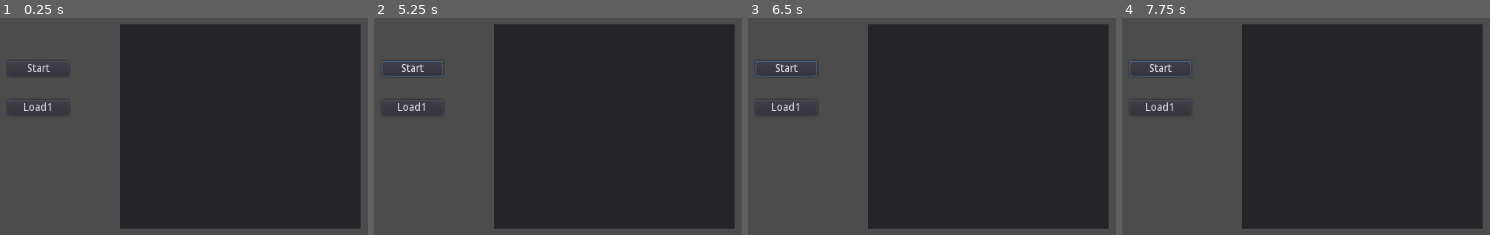
Above: before the commit, frames 1-4 (left to right).
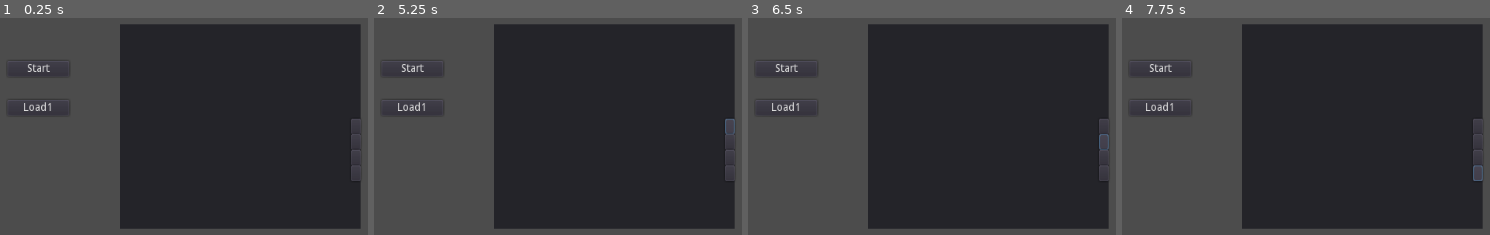
Above: after the commit, the same moments.

Repository: Rahov/Godot-Dialogue-System
Game: Godot game, scene res://Scenes/DialogueTest.tscn
The game is run twice, just before and just after one commit, with the same random seed, the same clock (stepped at 60 frames per second) and the same inputs.
Inputs (mouse positions are in pixels of both pictures, inside the frame that each line leads up to):
- Up to frame 1 (0.25 s): no input
- Up to frame 2 (5.25 s): click (730, 126) at 0.52 s; click (730, 141) at 1.27 s; click (730, 156) at 2.02 s; click (730, 174) at 2.77 s; click "Start" at 3.5 s; click "Start" at 4.25 s; click (730, 126) at 5.02 s
- Up to frame 3 (6.5 s): click (1104, 141) at 5.77 s
- Up to frame 4 (7.75 s): click (1478, 156) at 6.52 s; click (1478, 174) at 7.27 s

The runs differ from the first frame. In frame 1, 0.5% of the frame differs, in the area x 95-99%, y 46-76%; in frame 2, 0.7%; in frame 3, 0.7%, in the area x 1-99%, y 19-76%; in frame 4, 0.7%.
Error in both runs: Invalid call. Nonexistent function '_ready' in base 'Node'. (res://Scripts/DialogueCompiler.gd:5)

Commit message:
fixed untracked files

Diff:
--- a/Scenes/DialogueTest.tscn
+++ b/Scenes/DialogueTest.tscn
@@ -42,30 +42,40 @@
 margin_bottom = 14.0
 
 [node name="C1" type="Button" parent="Panel"]
-visible = false
-anchor_top = 1.0
-anchor_bottom = 1.0
-margin_top = -20.0
-margin_right = 12.0
+anchor_left = 1.0
+anchor_top = 0.5
+anchor_right = 1.0
+anchor_bottom = 0.5
+margin_left = -12.0
+margin_top = -10.0
+margin_bottom = 10.0
 
 [node name="C2" type="Button" parent="Panel"]
-visible = false
-anchor_left = 0.5
-anchor_top = 1.0
-anchor_right = 0.5
-anchor_bottom = 1.0
-margin_left = -6.0
-margin_top = -20.0
-margin_right = 6.0
+anchor_left = 1.0
+anchor_top = 0.5
+anchor_right = 1.0
+anchor_bottom = 0.5
+margin_left = -12.0
+margin_top = 10.0
+margin_bottom = 30.0001
 
 [node name="C3" type="Button" parent="Panel"]
-visible = false
 anchor_left = 1.0
-anchor_top = 1.0
+anchor_top = 0.5
 anchor_right = 1.0
-anchor_bottom = 1.0
+anchor_bottom = 0.5
 margin_left = -12.0
-margin_top = -20.0
+margin_top = 30.0
+margin_bottom = 50.0
+
+[node name="C4" type="Button" parent="Panel"]
+anchor_left = 1.0
+anchor_top = 0.5
+anchor_right = 1.0
+anchor_bottom = 0.5
+margin_left = -12.0
+margin_top = 50.0
+margin_bottom = 70.0
 
 [node name="Button" type="Button" parent="."]
 margin_left = 400.0
@@ -101,6 +111,7 @@
 [connection signal="pressed" from="Panel/C1" to="Panel" method="_on_C1_pressed"]
 [connection signal="pressed" from="Panel/C2" to="Panel" method="_on_C2_pressed"]
 [connection signal="pressed" from="Panel/C3" to="Panel" method="_on_C3_pressed"]
+[connection signal="pressed" from="Panel/C4" to="Panel" method="_on_C4_pressed"]
 [connection signal="pressed" from="Button" to="Node" method="_on_Button_pressed"]
 [connection signal="pressed" from="Button2" to="Node" method="_on_Button2_pressed"]
 [connection signal="pressed" from="Button3" to="Node" method="_on_Button3_pressed"]
--- a/Scripts/DialogueInterpreter.gd
+++ b/Scripts/DialogueInterpreter.gd
@@ -4,6 +4,7 @@
 onready var C1 : Button = $"C1"
 onready var C2 : Button = $"C2"
 onready var C3 : Button = $"C3"
+onready var C4 : Button = $"C4"
 
 var dialogue : Dictionary
 var step : String
@@ -13,11 +14,12 @@
 	step = _dialogue_system("init")
 
 func _dialogue_system(_node_ID : String):
-	var _buttons = [C1, C2, C3]
 	if ERROR_index(_node_ID):
 		return ERR_DOES_NOT_EXIST
 	elif dialogue[_node_ID].has("DEST"):
 		_node_ID = dialogue[_node_ID].DEST
+
+	var _buttons = [C1, C2, C3, C4]
 	$"Name".text = dialogue[_node_ID].NAME
 	$"Narr".text = dialogue[_node_ID].NARR
 	$"Convo".text = dialogue[_node_ID].CONVO
@@ -32,14 +34,6 @@
 	return _node_ID
 
 
-func ERROR_index(_sample):
-	var check_list = []
-	for i in dialogue.keys():
-		check_list.append(i)
-	if !check_list.has(_sample):
-		print("Index value: *", _sample, "* is not resolvable")
-		return true
-	return false
 
 
 var step_number : int
@@ -50,16 +44,24 @@
 		pass
 
 func _on_C1_pressed():
-	_dialogue_system(C1.text)
-	step = C1.text
+	button_pressed(C1.text)
+func _on_C2_pressed():
+	button_pressed(C2.text)
+func _on_C3_pressed():
+	button_pressed(C3.text)
+func _on_C4_pressed():
+	button_pressed(C4.text)
+
+func button_pressed(_text : String):
+	_dialogue_system(_text)
+	step = _text
 	step_number = 0
 
-func _on_C2_pressed():
-	_dialogue_system(C2.text)
-	step = C2.text
-	step_number = 0
-
-func _on_C3_pressed():
-	_dialogue_system(C3.text)
-	step = C3.text
-	step_number = 0
+func ERROR_index(_sample):
+	var check_list = []
+	for i in dialogue.keys():
+		check_list.append(i)
+	if !check_list.has(_sample):
+		print("Index value: *", _sample, "* is not resolvable")
+		return true
+	return false
Binary file changed: Locale/game_locale.en.translation
Not shown, changed: Dialogues/1Node.vs
